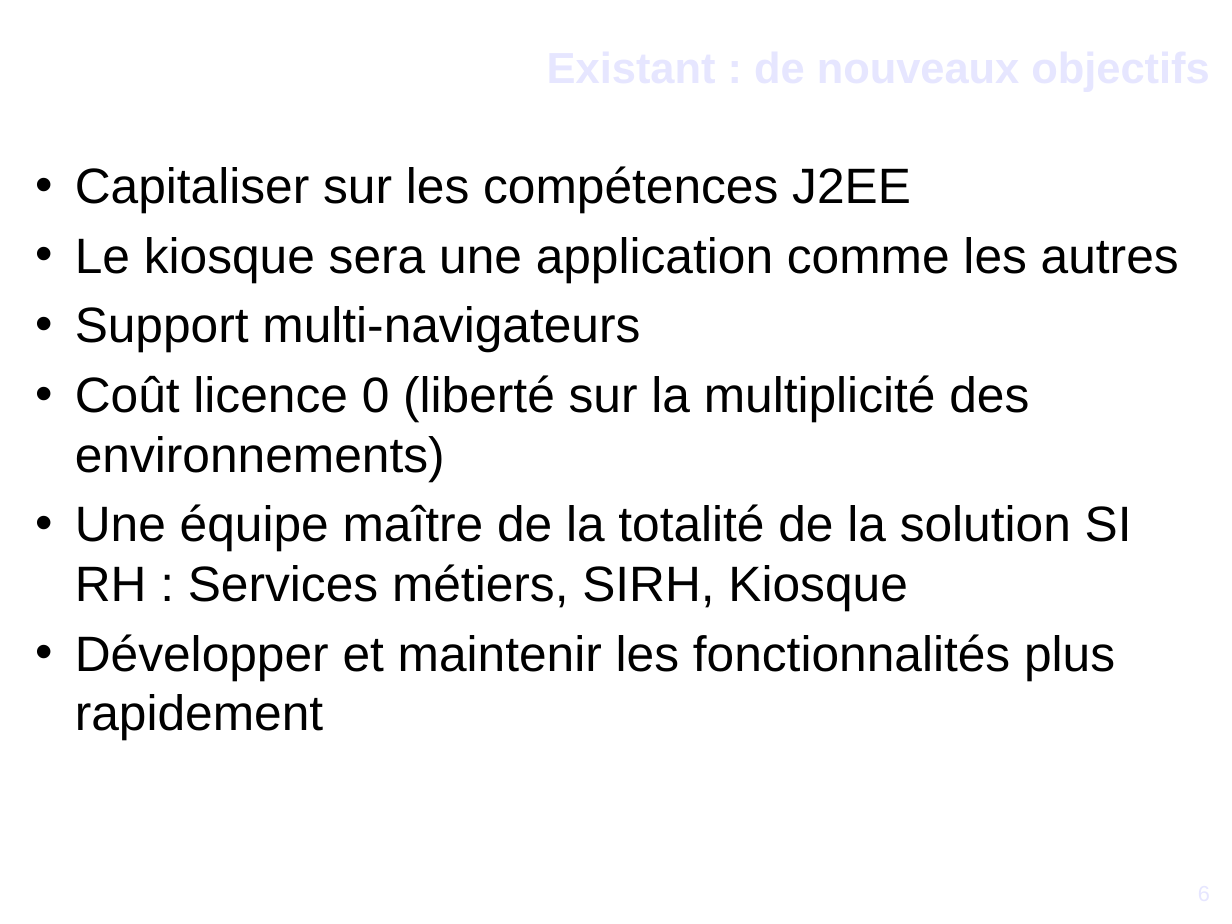
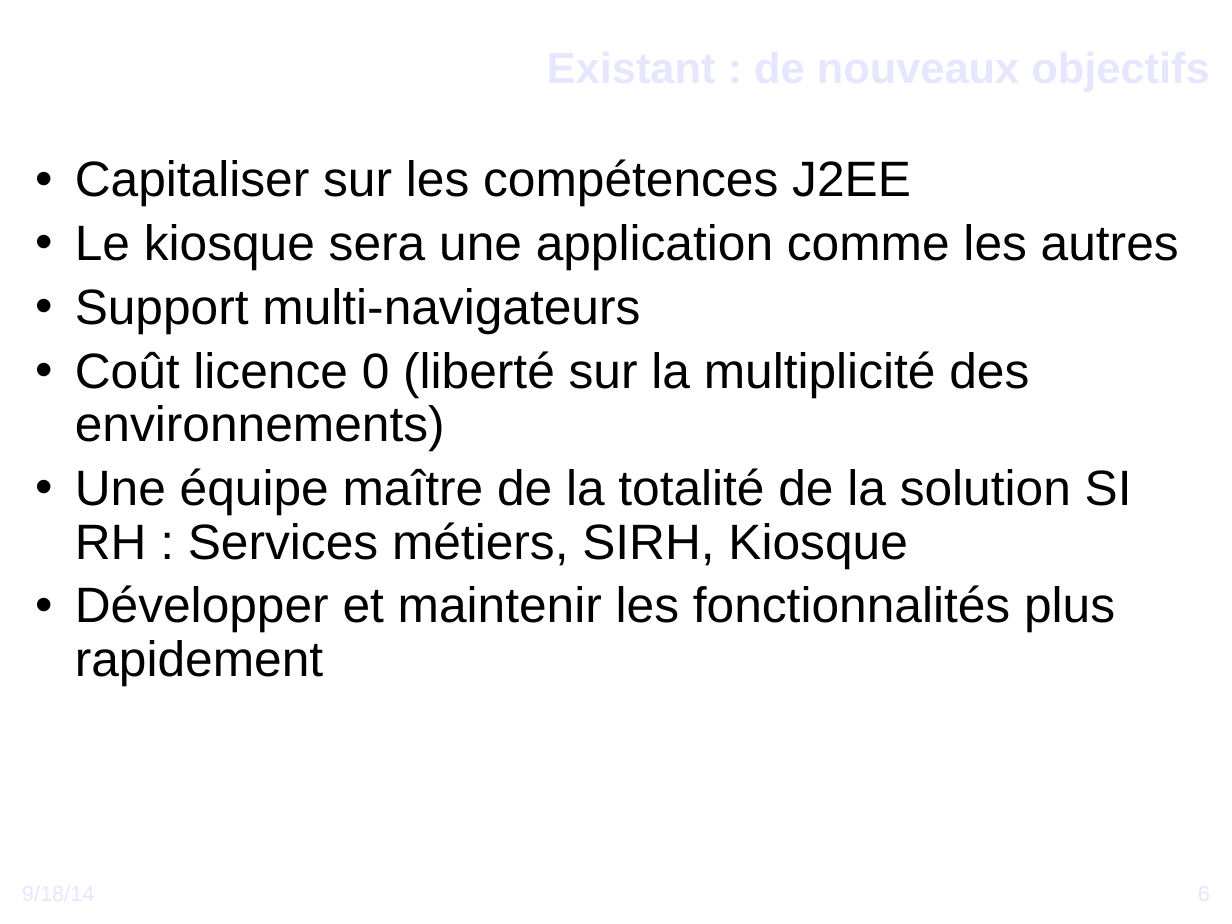
Before and after one commit to DSI-Ville-Noumea/sirh-kiosque-j2ee-old, a slide deck: slide 6 of src/site/resources/Vers_un_Kiosque_RH_J2EE.odp. Drawn at 1232x924 pixels with LibreOffice and Linux fonts; fonts in the diff are those of the drawing; background and template pictures are left out. Boxes give left, top, right and bottom in pixels: in the first picture for what was removed or moved away, otherwise in the second. Text is boxed around its words. In the diff, an @@ line names an element or a change of style, - is before the commit and + after.

```diff
--- a/src/site/resources/Vers_un_Kiosque_RH_J2EE.odp
+++ b/src/site/resources/Vers_un_Kiosque_RH_J2EE.odp
@@ text "Capitaliser sur les compétences J2EE" at [75,159,1179,686]: line spacing 1 to 0.9 @@
@@ text added at [22,880,421,923], 14 pt, text #E6E6FF @@
+9/18/14
```
Also in this commit, not shown: 22 other slides changed, 20 slides added, 20 slides removed.
